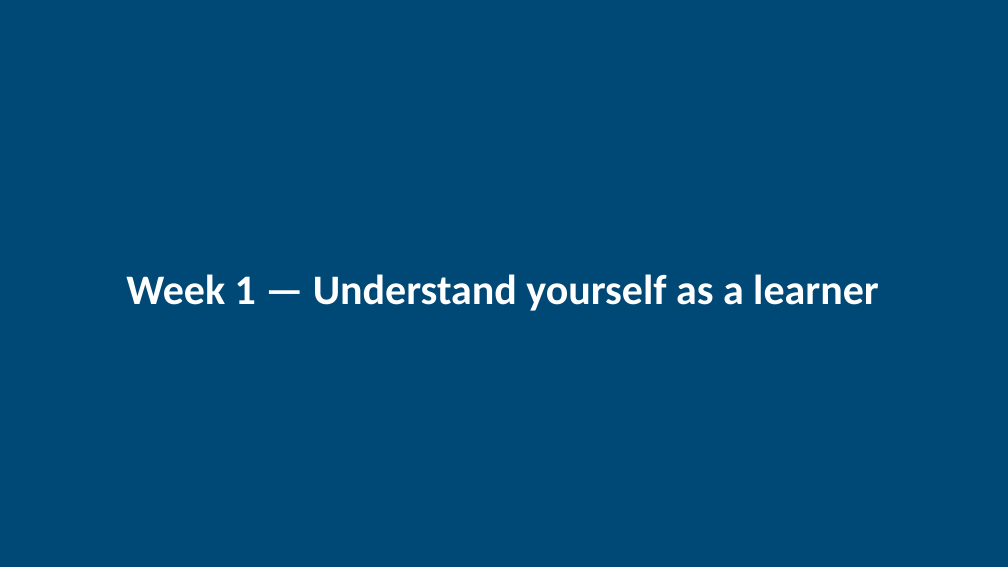
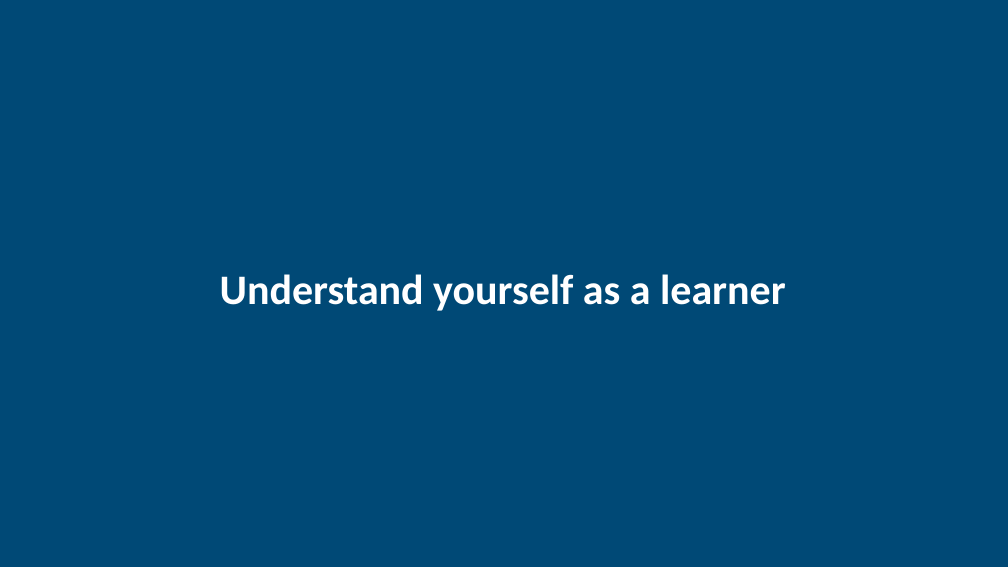
Before and after one commit to louie-amala/amala-education-curriculum-site, a slide deck: slide 2 of public/downloads/agency-in-learning-slides.pptx. Drawn at 1008x567 pixels with LibreOffice and Linux fonts; fonts in the diff are those of the drawing. Boxes give left, top, right and bottom in pixels: in the first picture for what was removed or moved away, otherwise in the second. Text is boxed around its words. In the diff, an @@ line names an element or a change of style, - is before the commit and + after.

```diff
--- a/public/downloads/agency-in-learning-slides.pptx
+++ b/public/downloads/agency-in-learning-slides.pptx
@@ text at <box>220,274,786,311</box>: text changed @@
-Week 1 — Understand yourself as a learner
+Understand yourself as a learner
```
Also in this commit, not shown: 3 other slides changed, 6 other files.
